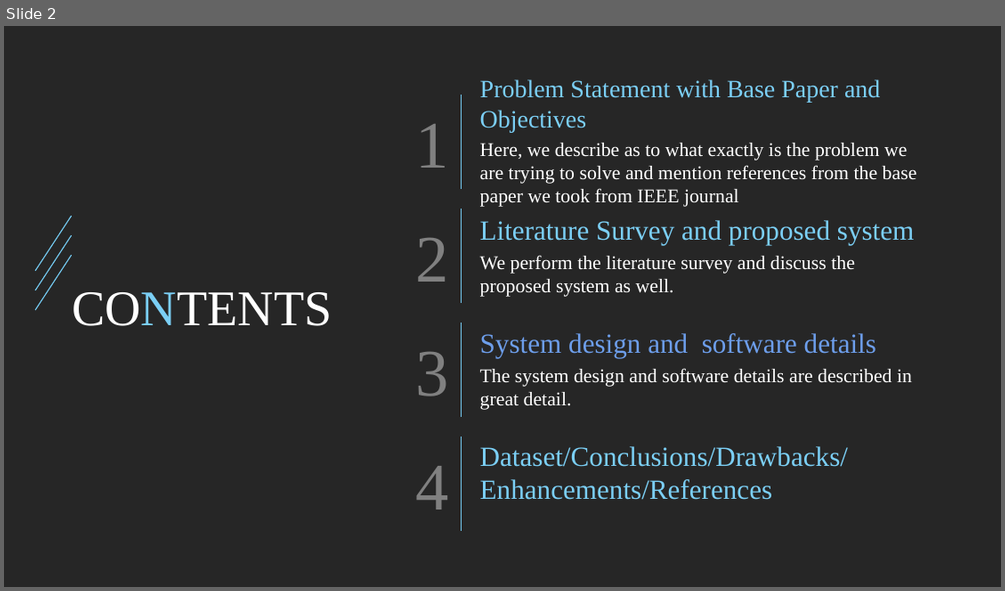
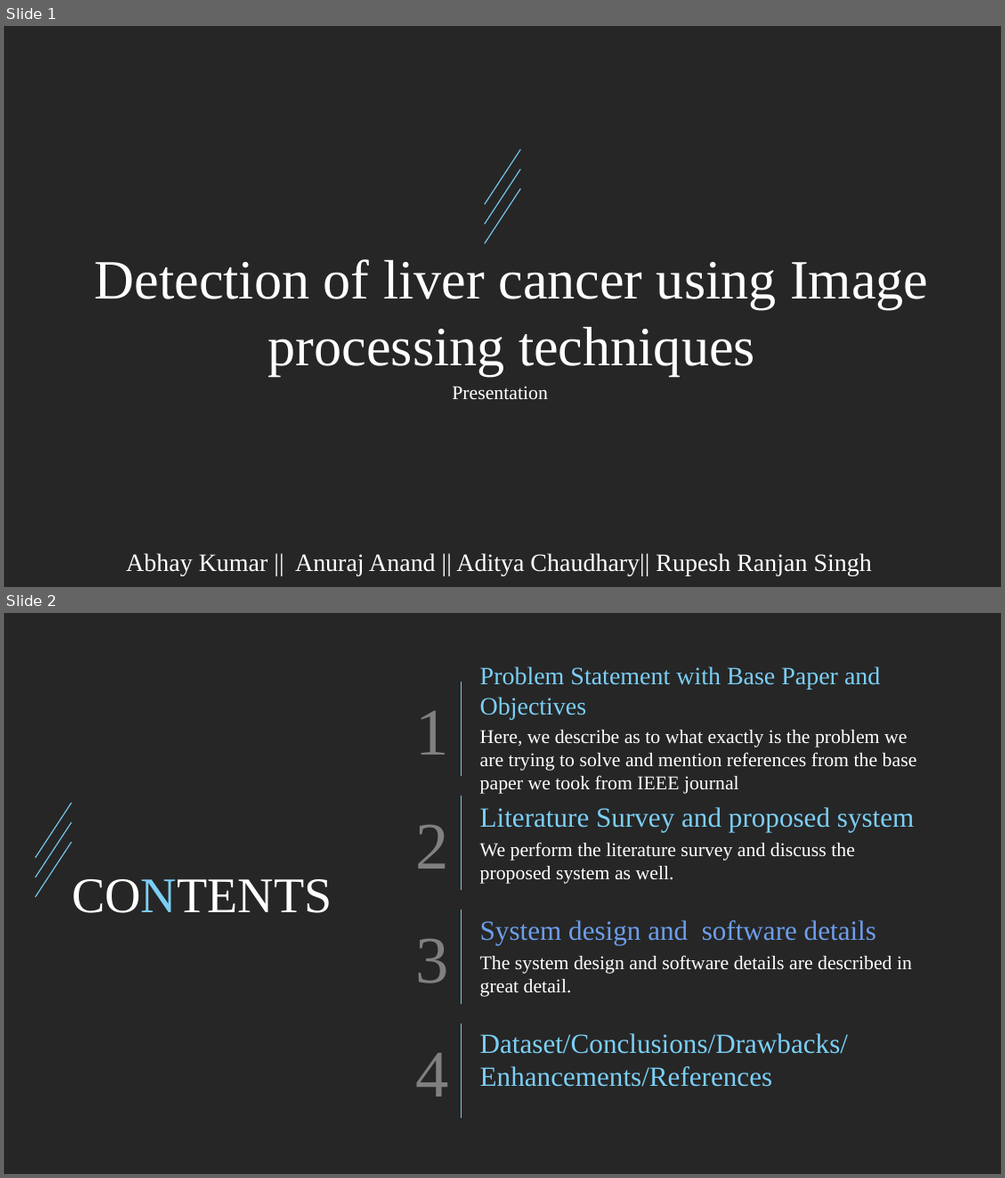
Before and after one commit to AbhayRoy1/liver-tumer-detection, a slide deck: Presentation/Digital Image Processing Project.pptx. Shown one above the other, each under a label of ours: slide 2 before the commit, slides 1 and 2 after it. The pictures are 1005x591 and 1005x1178 pixels, drawn with LibreOffice and Linux fonts; fonts in the diff are those of the drawing. Boxes give left, top, right and bottom in pixels: in the first picture for what was removed or moved away, otherwise in the second. Text is boxed around its words. In the diff, an @@ line names an element or a change of style, - is before the commit and + after.

```diff
--- a/Presentation/Digital Image Processing Project.pptx
+++ b/Presentation/Digital Image Processing Project.pptx
@@ slide 1 added at [4, 26, 1001, 587], background #262626 @@
@@ line added from (485, 204) to (520, 150), #75CBF2 0.75 pt @@
@@ line added from (485, 224) to (520, 168), #75CBF2 0.75 pt @@
@@ line added from (485, 243) to (520, 189), #75CBF2 0.75 pt @@
@@ text added at [95, 259, 928, 376], 40 pt, text #FFFFFF @@
+Detection of liver cancer using Image processing techniques
@@ text added at [452, 386, 548, 400], 14 pt, text #FFFFFF @@
+Presentation
@@ text added at [126, 553, 872, 576], 18 pt, text #FFFFFF @@
+Abhay Kumar || Anuraj Anand || Aditya Chaudhary|| Rupesh Ranjan Singh
```
Also in this commit, not shown: 3 slides changed, 1 slide removed, 1 other file.
